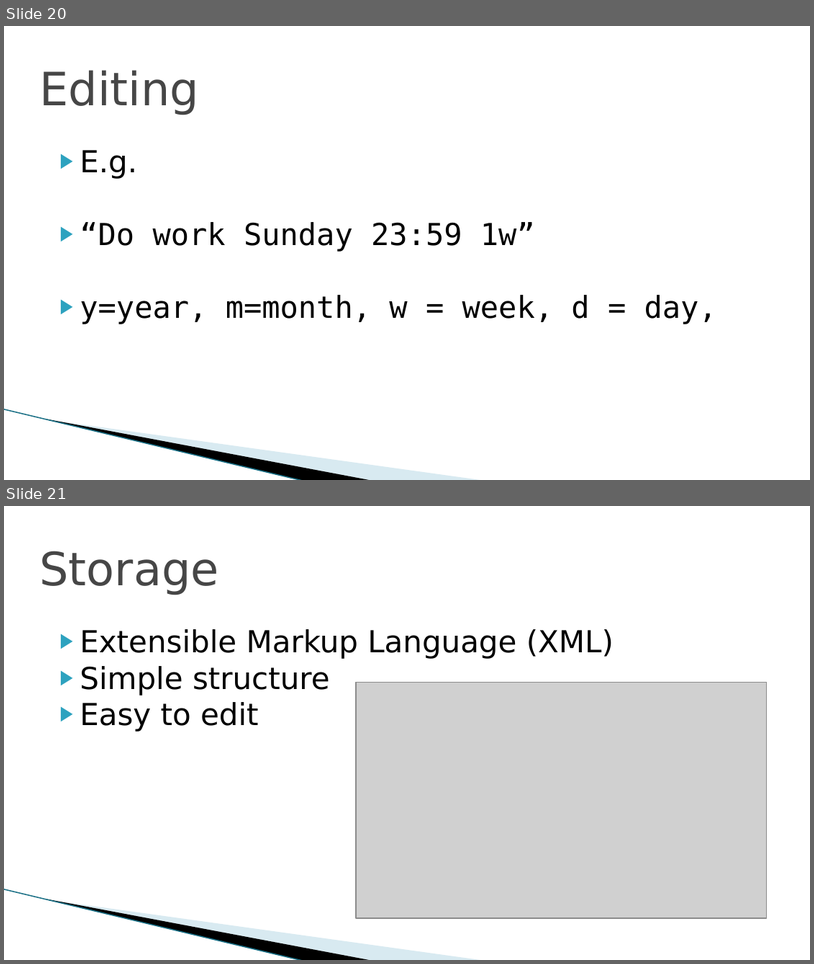
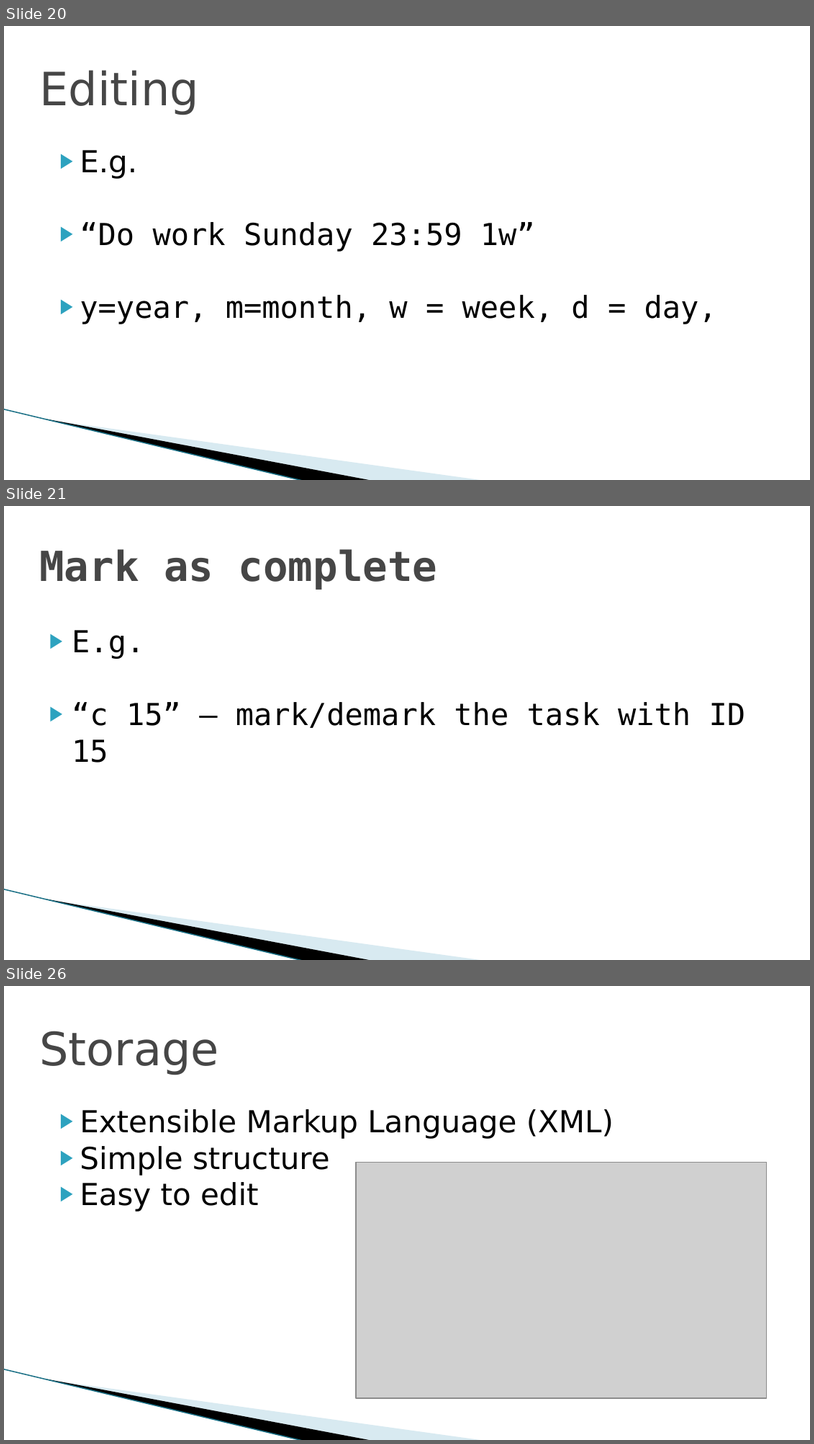
Before and after one commit to riwu/CS2101, a slide deck: WURI OP2.pptx. Shown one above the other, each under a label of ours: slides 20 and 21 before the commit, slides 20, 21 and 26 after it; the slides between them are not shown. The pictures are 814x964 and 814x1444 pixels, drawn with LibreOffice and Linux fonts; fonts in the diff are those of the drawing; grey boxes stand for pictures; background and template pictures are left out. Boxes give left, top, right and bottom in pixels: in the first picture for what was removed or moved away, otherwise in the second. Text is boxed around its words. In the diff, an @@ line names an element or a change of style, - is before the commit and + after.

```diff
--- a/WURI OP2.pptx
+++ b/WURI OP2.pptx
@@ slide 21 added at (x1=4, y1=506, x2=810, y2=960), background #FFFFFF; not listed: 3 template elements that a slide beside it also shows @@
@@ title added at (x1=39, y1=549, x2=437, y2=590), 36.9 pt, text #464646, bold @@
+Mark as complete
@@ text added at (x1=72, y1=630, x2=746, y2=728), 27 pt, text #000000 @@
+▶ E.g.
+▶ “c 15” – mark/demark the task with ID 15
@@ what was slide 21 is now slide 26 @@
```
Also in this commit, not shown: 4 other slides added.
